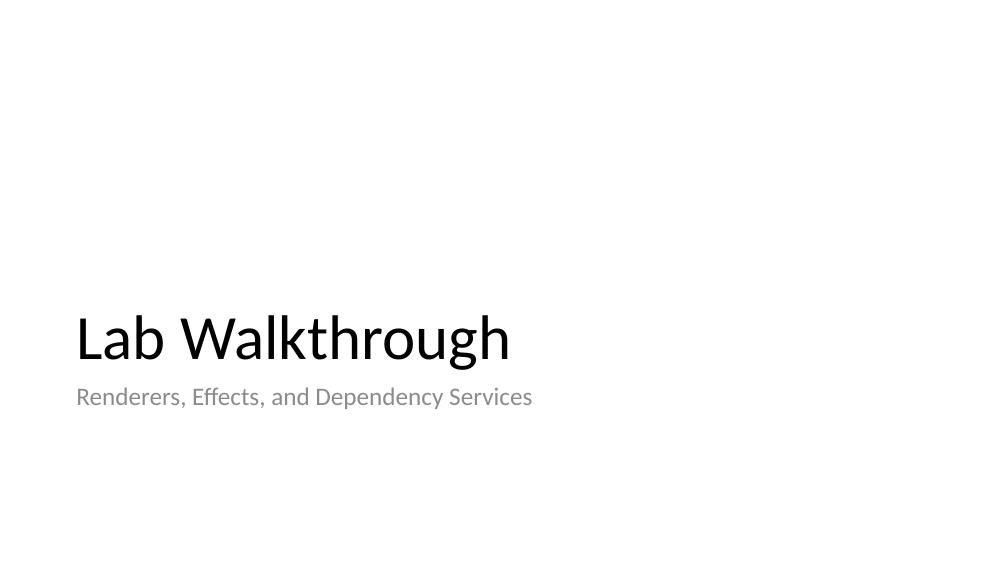
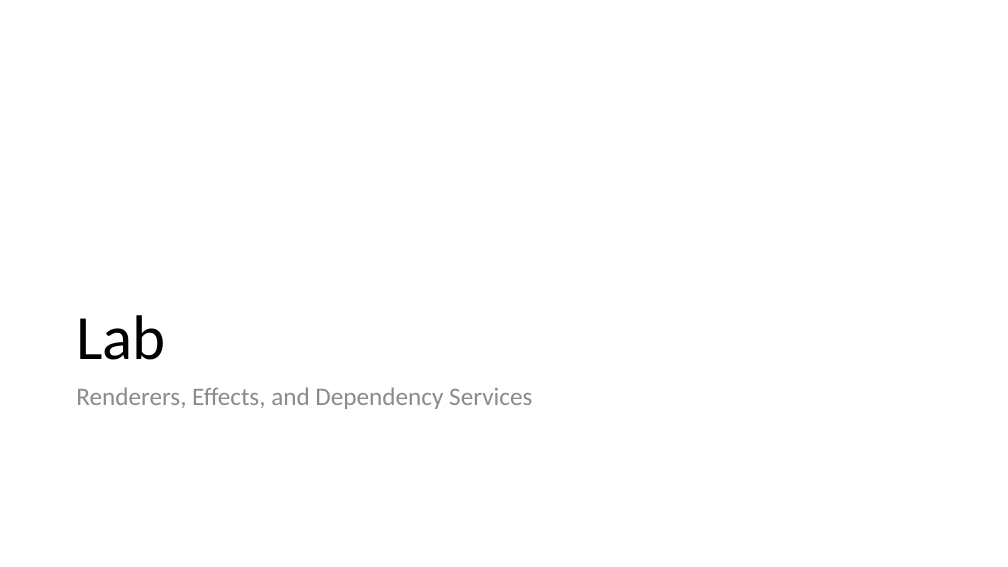
Before and after one commit to MissionMarsFourthHorizon/operation-remote-resupply, a slide deck: slide 15 of Module 2/Operation Remote Resupply, Part 2.pptx. Drawn at 1008x567 pixels with LibreOffice and Linux fonts; fonts in the diff are those of the drawing. Boxes give left, top, right and bottom in pixels: in the first picture for what was removed or moved away, otherwise in the second. Text is boxed around its words. In the diff, an @@ line names an element or a change of style, - is before the commit and + after.

```diff
--- a/Module 2/Operation Remote Resupply, Part 2.pptx
+++ b/Module 2/Operation Remote Resupply, Part 2.pptx
@@ title at (76, 315, 166, 360): text changed @@
-Lab Walkthrough
+Lab
```
Also in this commit, not shown: 10 other slides changed, 3 other files.
